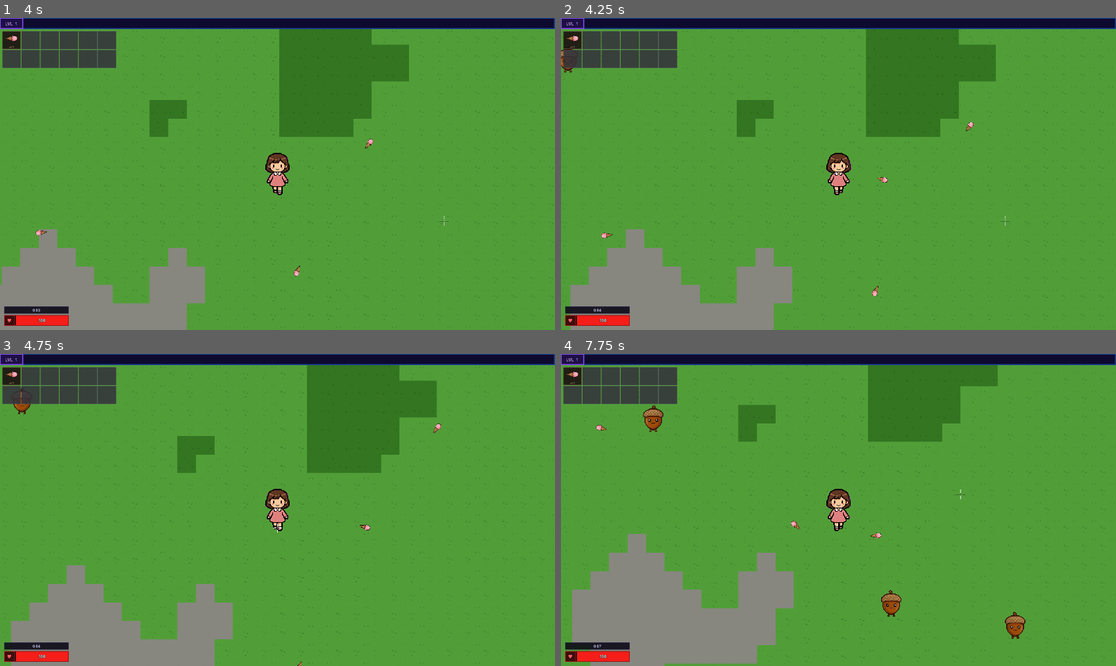
Above: before the commit, frames 1-4 (two rows, left to right).
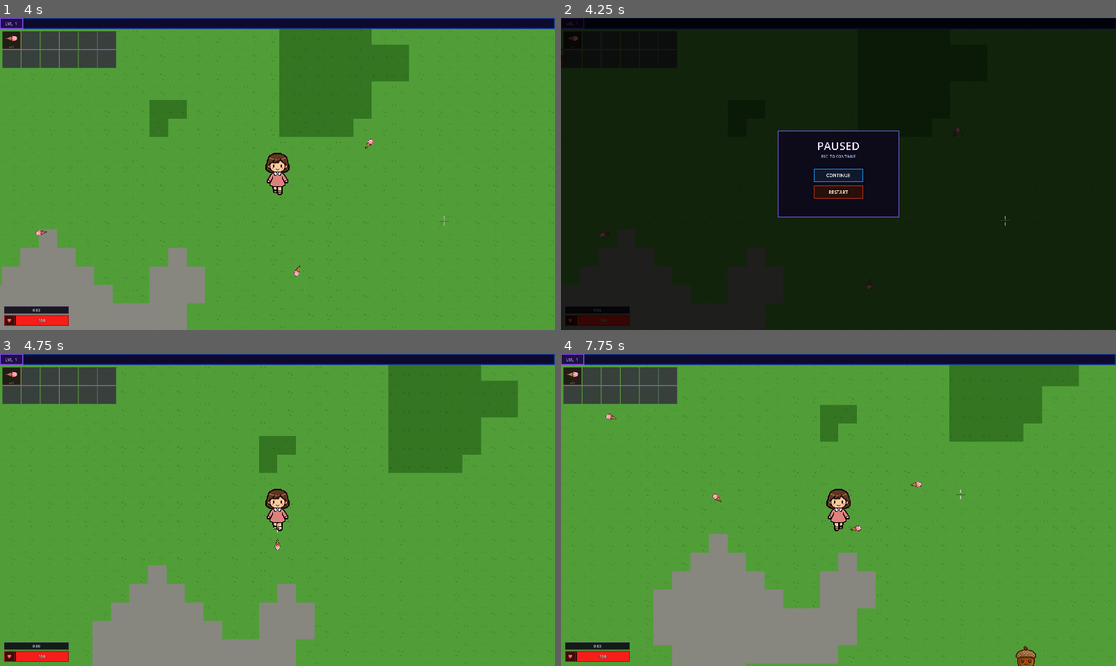
Above: after the commit, the same moments.

Repository: oguzhanaydiin/queendom-survivors
Game: Godot game, scene res://scenes/world/world.tscn
The game is run twice, just before and just after one commit, with the same random seed, the same clock (stepped at 60 frames per second) and the same inputs.
Inputs (mouse positions are in pixels of both pictures, inside the frame that each line leads up to):
- Up to frame 1 (4 s): tap Enter at 0.5 s; move the mouse to (399, 158) at 0.52 s; hold D (move_right) 0.53-1.28 s; move the mouse to (166, 189) at 1.27 s; hold S (move_down) 1.28-2.03 s; move the mouse to (333, 105) at 2.02 s; hold D (move_right) 2.03-2.78 s; move the mouse to (249, 236) at 2.77 s; hold W (move_up) 2.78-3.53 s; move the mouse to (444, 220) at 3.52 s; hold A (move_left) from 3.53 s (still down)
- Up to frame 2 (4.25 s): keep holding A (move_left); tap Escape (pause_game, bound only after the commit) at 4.15 s
- Up to frame 3 (4.75 s): release A (move_left) at 4.25 s; click (277, 528) at 4.25 s, where only the run after the commit has a clickable "RESTART"
- Up to frame 4 (7.75 s): move the mouse to (672, 463) at 5.02 s; hold A (move_left) 5.03-5.78 s; move the mouse to (866, 510) at 5.77 s; hold S (move_down) 5.78-6.53 s; move the mouse to (755, 432) at 6.52 s; hold D (move_right) 6.53-7.28 s; move the mouse to (960, 494) at 7.27 s; hold W (move_up) from 7.28 s (still down)

Frame 1 is identical in both runs. In frame 2, 100% of the frame differs, in the area x 0-100%, y 0-100%; in frame 3, 20%; in frame 4, 21%.

Commit message:
esc menu

Diff:
--- a/scenes/hud/hud.gd
+++ b/scenes/hud/hud.gd
@@ -8,6 +8,9 @@
 var _go_overlay: Panel
 var _go_time_label: Label
 var _damage_flash: ColorRect
+var _pause_overlay: Control = null
+var _pause_continue_callback: Callable
+var _pause_restart_callback: Callable
 
 var _elapsed_time: float = 0.0
 var _game_over: bool = false
@@ -22,6 +25,7 @@
 
 # Individual icon textures, keyed by weapon/attr id
 var _textures: Dictionary = {}
+var _pause_toggle_callback: Callable
 
 # ── Layout constants ───────────────────────────────────────────────────────────
 const BORDER     = 3
@@ -98,8 +102,24 @@
 	_build_game_over(root)
 	_build_crosshair()
 
+func _input(event: InputEvent) -> void:
+	if _game_over:
+		return
+	if _levelup_overlay:
+		return
+	if not event.is_action_pressed("pause_game"):
+		return
+	if event is InputEventKey and event.is_echo():
+		return
+	if _pause_toggle_callback.is_valid():
+		_pause_toggle_callback.call()
+		get_viewport().set_input_as_handled()
+
+func configure_pause_controls(on_toggle: Callable) -> void:
+	_pause_toggle_callback = on_toggle
+
 func _process(delta: float) -> void:
-	if _game_over:
+	if _game_over or get_tree().paused:
 		return
 	_elapsed_time += delta
 	if _timer_label:
@@ -319,6 +339,103 @@
 	btn.pressed.connect(_on_restart_pressed)
 	modal.add_child(btn)
 
+func show_pause_menu(on_continue: Callable, on_restart: Callable) -> void:
+	if _game_over or _levelup_overlay:
+		return
+
+	_pause_continue_callback = on_continue
+	_pause_restart_callback = on_restart
+
+	if _pause_overlay:
+		_pause_overlay.queue_free()
+
+	var root: Control = get_child(0)
+	_pause_overlay = Control.new()
+	_pause_overlay.set_anchors_preset(Control.PRESET_FULL_RECT)
+	_pause_overlay.mouse_filter = Control.MOUSE_FILTER_STOP
+	root.add_child(_pause_overlay)
+
+	var backdrop := ColorRect.new()
+	backdrop.set_anchors_preset(Control.PRESET_FULL_RECT)
+	backdrop.color = Color(0.0, 0.0, 0.0, 0.78)
+	backdrop.mouse_filter = Control.MOUSE_FILTER_IGNORE
+	_pause_overlay.add_child(backdrop)
+
+	var modal := Panel.new()
+	modal.anchor_left = 0.5
+	modal.anchor_right = 0.5
+	modal.anchor_top = 0.5
+	modal.anchor_bottom = 0.5
+	modal.offset_left = -210
+	modal.offset_right = 210
+	modal.offset_top = -150
+	modal.offset_bottom = 150
+	modal.add_theme_stylebox_override("panel", _pbox(Color(0.05, 0.04, 0.10), Color(0.45, 0.38, 0.86)))
+	_pause_overlay.add_child(modal)
+
+	var title := Label.new()
+	title.text = "PAUSED"
+	title.position = Vector2(0, 26)
+	title.size = Vector2(420, 52)
+	title.horizontal_alignment = HORIZONTAL_ALIGNMENT_CENTER
+	title.add_theme_font_size_override("font_size", 38)
+	title.add_theme_color_override("font_color", Color(0.94, 0.88, 1.00))
+	title.add_theme_color_override("font_outline_color", Color(0.0, 0.0, 0.0, 1.0))
+	title.add_theme_constant_override("outline_size", 3)
+	title.mouse_filter = Control.MOUSE_FILTER_IGNORE
+	modal.add_child(title)
+
+	var hint := Label.new()
+	hint.text = "ESC  TO CONTINUE"
+	hint.position = Vector2(0, 80)
+	hint.size = Vector2(420, 22)
+	hint.horizontal_alignment = HORIZONTAL_ALIGNMENT_CENTER
+	hint.add_theme_font_size_override("font_size", 13)
+	hint.add_theme_color_override("font_color", Color(0.72, 0.80, 1.00))
+	hint.mouse_filter = Control.MOUSE_FILTER_IGNORE
+	modal.add_child(hint)
+
+	var continue_btn := Button.new()
+	continue_btn.text = "CONTINUE"
+	continue_btn.position = Vector2(125, 132)
+	continue_btn.size = Vector2(170, 46)
+	continue_btn.add_theme_font_size_override("font_size", 16)
+	continue_btn.add_theme_color_override("font_color", Color(0.92, 0.98, 1.00))
+	continue_btn.add_theme_color_override("font_hover_color", Color(1.0, 1.0, 1.0))
+	continue_btn.add_theme_color_override("font_pressed_color", Color(0.86, 0.94, 1.0))
+	continue_btn.add_theme_stylebox_override("normal", _pbox(Color(0.06, 0.10, 0.18), Color(0.12, 0.56, 0.92)))
+	continue_btn.add_theme_stylebox_override("hover", _pbox(Color(0.08, 0.18, 0.30), Color(0.26, 0.76, 1.00)))
+	continue_btn.add_theme_stylebox_override("pressed", _pbox(Color(0.06, 0.24, 0.40), Color(0.26, 0.76, 1.00)))
+	continue_btn.add_theme_stylebox_override("focus", _pbox(Color(0.06, 0.10, 0.18), Color(0.12, 0.56, 0.92)))
+	continue_btn.pressed.connect(_on_pause_continue_pressed)
+	modal.add_child(continue_btn)
+
+	var restart_btn := Button.new()
+	restart_btn.text = "RESTART"
+	restart_btn.position = Vector2(125, 190)
+	restart_btn.size = Vector2(170, 46)
+	restart_btn.add_theme_font_size_override("font_size", 16)
+	restart_btn.add_theme_color_override("font_color", Color(1.0, 0.96, 0.84))
+	restart_btn.add_theme_color_override("font_hover_color", Color(1.0, 1.0, 1.0))
+	restart_btn.add_theme_color_override("font_pressed_color", Color(1.0, 0.90, 0.72))
+	restart_btn.add_theme_stylebox_override("normal", _pbox(Color(0.16, 0.06, 0.04), Color(0.72, 0.18, 0.12)))
+	restart_btn.add_theme_stylebox_override("hover", _pbox(Color(0.30, 0.08, 0.05), Color(0.96, 0.28, 0.16)))
+	restart_btn.add_theme_stylebox_override("pressed", _pbox(Color(0.46, 0.08, 0.05), Color(0.96, 0.28, 0.16)))
+	restart_btn.add_theme_stylebox_override("focus", _pbox(Color(0.16, 0.06, 0.04), Color(0.72, 0.18, 0.12)))
+	restart_btn.pressed.connect(_on_pause_restart_pressed)
+	modal.add_child(restart_btn)
+
+	continue_btn.grab_focus()
+
+func hide_pause_menu() -> void:
+	if not _pause_overlay:
+		return
+	_pause_overlay.queue_free()
+	_pause_overlay = null
+
+func is_levelup_open() -> bool:
+	return _levelup_overlay != null
+
 # ── Weapon grid (2 rows × 6 cols) ─────────────────────────────────────────────
 func _build_weapon_grid(root: Control) -> void:
 	_w_cells.clear()
@@ -613,6 +730,14 @@
 	if _levelup_callback.is_valid():
 		_levelup_callback.call(upgrade_id)
 
+func _on_pause_continue_pressed() -> void:
+	if _pause_continue_callback.is_valid():
+		_pause_continue_callback.call()
+
+func _on_pause_restart_pressed() -> void:
+	if _pause_restart_callback.is_valid():
+		_pause_restart_callback.call()
+
 # ── Stat updaters ──────────────────────────────────────────────────────────────
 func update_stats(p_hp: int, p_max_hp: int, p_xp: int, p_xp_next: int, p_level: int) -> void:
 	if _hp_bar:
--- a/scenes/world/world.gd
+++ b/scenes/world/world.gd
@@ -38,9 +38,11 @@
 var _spawn_timer: float
 var _game_over: bool = false
 var _run_time: float = 0.0
+var _pause_menu_open: bool = false
 
 
 func _ready() -> void:
+	_register_pause_action()
 	_spawn_timer = _spawn_period_sec()
 	_spawn_map()
 	_spawn_player()
@@ -88,6 +90,7 @@
 	_hud.set_script(hud_script)
 	_hud.name = "HUD"
 	add_child(_hud)
+	_hud.configure_pause_controls(Callable(self, "_toggle_pause"))
 
 	_player.stats_changed.connect(_hud.update_stats)
 	_player.player_died.connect(_on_player_died)
@@ -101,12 +104,30 @@
 	)
 	_hud.update_weapons(_player.weapon_levels, _player.attr_levels)
 
+func _register_pause_action() -> void:
+	if InputMap.has_action("pause_game"):
+		return
+
+	InputMap.add_action("pause_game")
+	var ev := InputEventKey.new()
+	ev.keycode = KEY_ESCAPE
+	InputMap.action_add_event("pause_game", ev)
+
 
 # ---------------------------------------------------------------------------
 # Game loop
 # ---------------------------------------------------------------------------
 
+func _toggle_pause() -> void:
+	if _pause_menu_open:
+		_resume_game()
+	else:
+		_pause_game()
+
 func _on_player_died() -> void:
+	_pause_menu_open = false
+	if _hud:
+		_hud.hide_pause_menu()
 	_game_over = true
 	_hud.show_game_over()
 	get_tree().paused = true
@@ -114,9 +135,31 @@
 func _on_level_up_available(options: Array) -> void:
 	_hud.show_level_up_choice(options, func(id: String): _player.apply_upgrade(id))
 
+func _pause_game() -> void:
+	if _pause_menu_open or _game_over:
+		return
+	_pause_menu_open = true
+	_hud.show_pause_menu(Callable(self, "_resume_game"), Callable(self, "_restart_run"))
+	get_tree().paused = true
+
+func _resume_game() -> void:
+	if not _pause_menu_open:
+		return
+	_pause_menu_open = false
+	if _hud:
+		_hud.hide_pause_menu()
+	get_tree().paused = false
+
+func _restart_run() -> void:
+	_pause_menu_open = false
+	if _hud:
+		_hud.hide_pause_menu()
+	get_tree().paused = false
+	get_tree().reload_current_scene()
+
 
 func _process(delta: float) -> void:
-	if _game_over:
+	if _game_over or get_tree().paused:
 		return
 	_run_time += delta
 	_update_camera_aim(delta)
